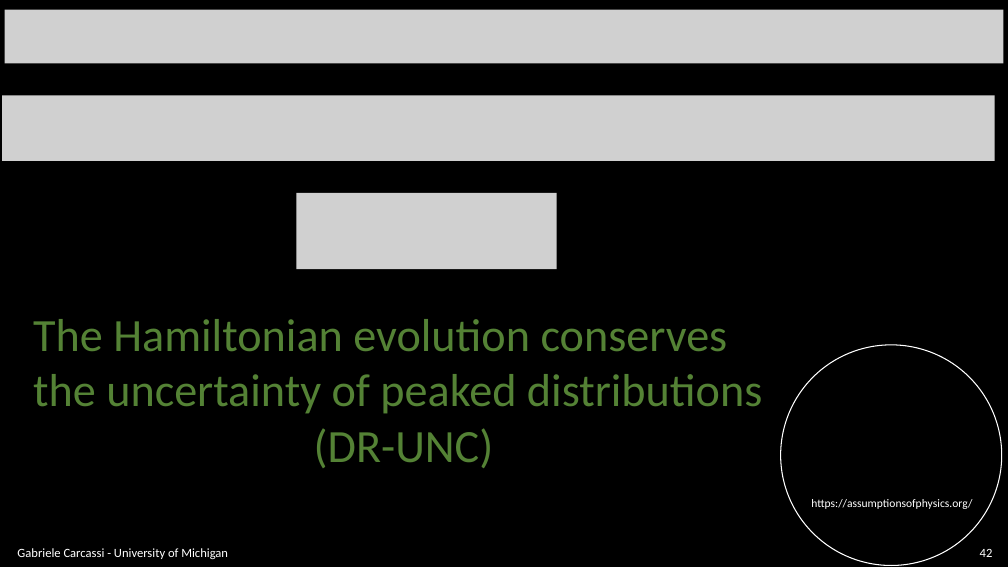
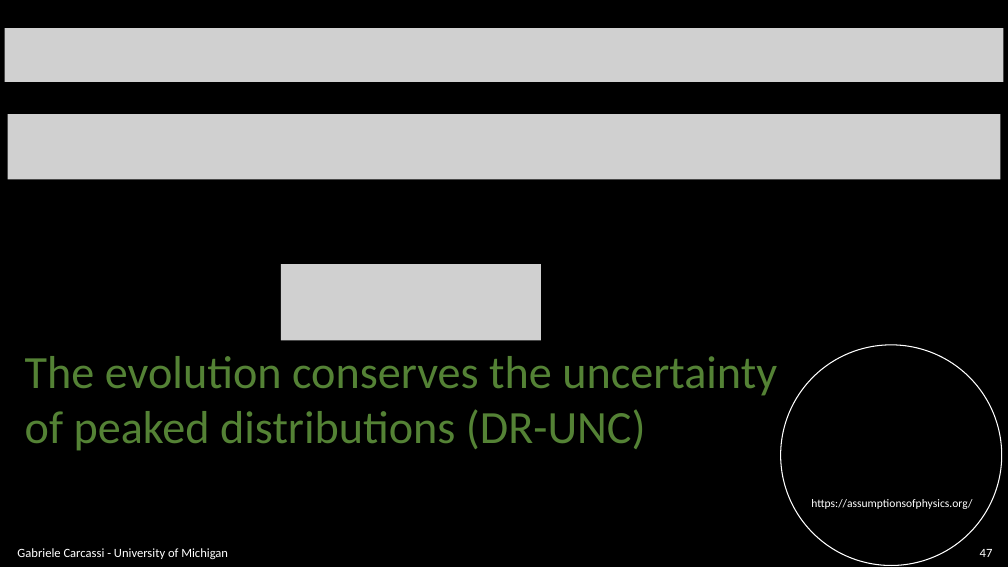
Before and after one commit to assumptionsofphysics/slides, a slide deck: slide 47 of BookCompanions-v2/RP-Class-3.pptx (slide 42 before the commit). Drawn at 1008x567 pixels with LibreOffice and Linux fonts; fonts in the diff are those of the drawing; grey boxes stand for pictures; background and template pictures are left out. Boxes give left, top, right and bottom in pixels: in the first picture for what was removed or moved away, otherwise in the second. Text is boxed around its words. In the diff, an @@ line names an element or a change of style, - is before the commit and + after.

```diff
--- a/BookCompanions-v2/RP-Class-3.pptx
+++ b/BookCompanions-v2/RP-Class-3.pptx
@@ picture: place and size @@
-picture at [5,10,1003,64]
+picture at [5,28,1003,82]
@@ picture: place and size @@
-picture at [2,95,995,160]
+picture at [8,114,1000,179]
@@ picture removed at [296,193,557,269] @@
@@ picture added at [281,264,541,340] @@
@@ text at [25,356,777,451]: text changed @@
-The Hamiltonian evolution conserves
-the uncertainty of peaked distributions
-(DR-UNC)
+The evolution conserves the uncertainty
+of peaked distributions (DR-UNC)
@@ page number at [980,549,993,557]: text changed @@
-42
+47
```
Also in this commit, not shown: 30 other slides changed, 6 slides added, 1 slide removed.
